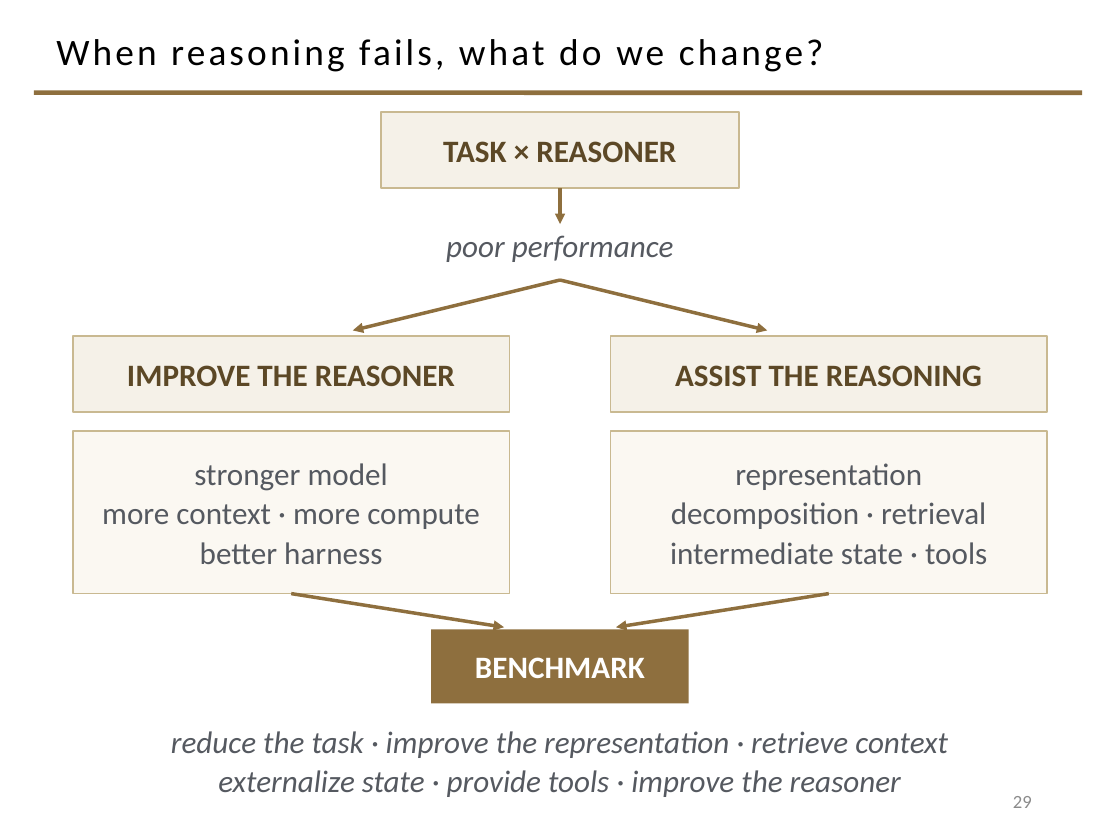
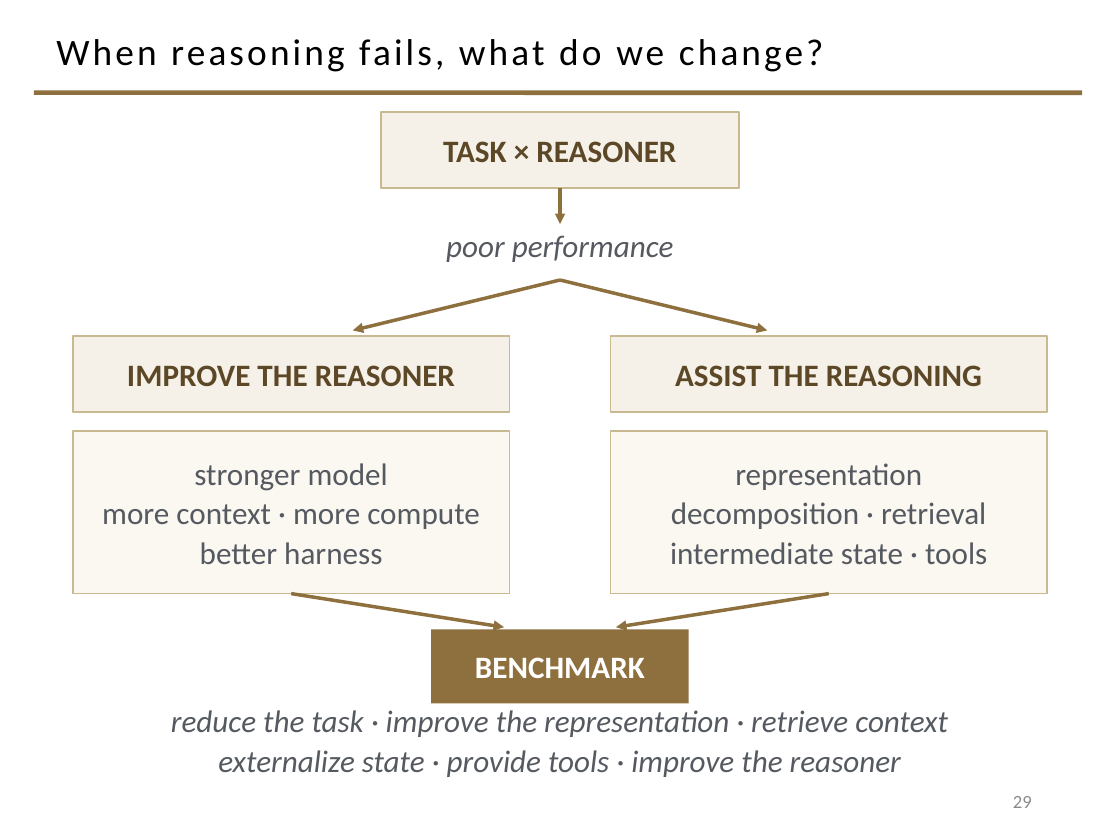
Before and after one commit to davisjam/model-based-agentic-software-engineering, a slide deck: slide 29 of course/lectures/act-2-building-systems-and-governing-changes/01-agent-levers/2-1-Agents.pptx. Drawn at 1120x840 pixels with LibreOffice and Linux fonts; fonts in the diff are those of the drawing; background and template pictures are left out. Boxes give left, top, right and bottom in pixels: in the first picture for what was removed or moved away, otherwise in the second. Text is boxed around its words. In the diff, an @@ line names an element or a change of style, - is before the commit and + after.

```diff
--- a/course/lectures/act-2-building-systems-and-governing-changes/01-agent-levers/2-1-Agents.pptx
+++ b/course/lectures/act-2-building-systems-and-governing-changes/01-agent-levers/2-1-Agents.pptx
@@ text "reduce the task · improve ...": place and size @@
-text "reduce the task · improve ..." at [171,731,948,797]
+text "reduce the task · improve ..." at [171,710,948,777]
```
Also in this commit, not shown: 8 other slides changed.
